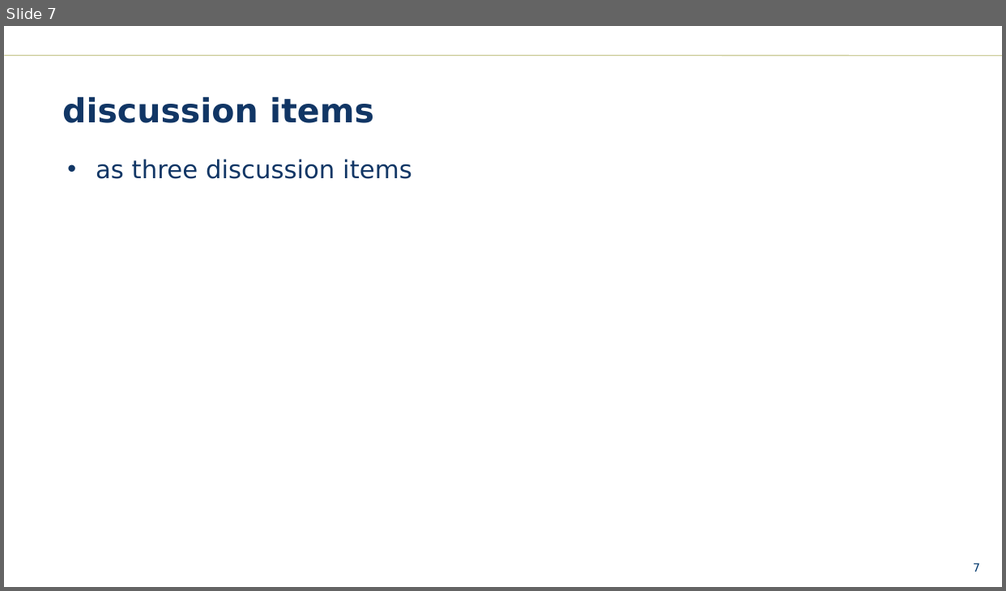
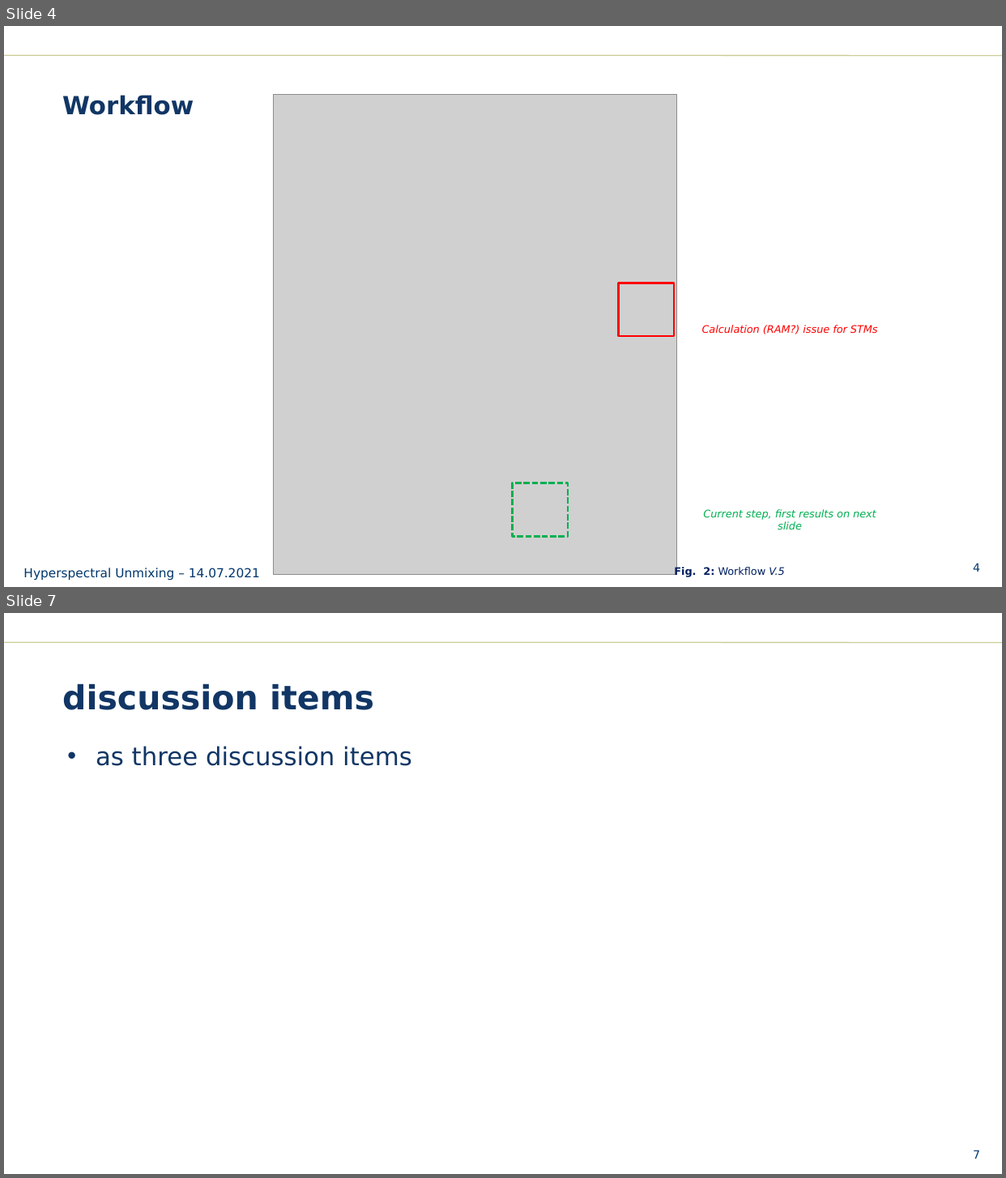
Before and after one commit to schneidereits/EO_hyperspec_hub, a slide deck: presentation/EO2020_hyperspec_presentation.pptx. Shown one above the other, each under a label of ours: slide 7 before the commit, slides 4 and 7 after it; the slides between them are not shown. The pictures are 1006x591 and 1006x1178 pixels, drawn with LibreOffice and Linux fonts; fonts in the diff are those of the drawing; grey boxes stand for pictures; background and template pictures are left out. Boxes give left, top, right and bottom in pixels: in the first picture for what was removed or moved away, otherwise in the second. Text is boxed around its words. In the diff, an @@ line names an element or a change of style, - is before the commit and + after.

```diff
--- a/presentation/EO2020_hyperspec_presentation.pptx
+++ b/presentation/EO2020_hyperspec_presentation.pptx
@@ slide 4 added at bbox=[4, 26, 1002, 587], background #FFFFFF; not listed: 2 template elements that a slide beside it also shows @@
@@ title added at bbox=[55, 86, 916, 136], outline #FFFFFF 0.75 pt, 24 pt, text #113665, bold @@
+Workflow
@@ picture added at bbox=[274, 95, 677, 575] @@
@@ rectangle added at bbox=[619, 284, 674, 337], outline #FF0000 2 pt @@
@@ text added at bbox=[702, 325, 878, 335], 10 pt, text #FF0000, italic @@
+Calculation (RAM?) issue for STMs
@@ rectangle added at bbox=[513, 484, 568, 536], outline #00B050 2 pt dashed @@
@@ text added at bbox=[703, 510, 876, 531], 10 pt, text #00B050, italic @@
+Current step, first results on next slide
@@ text added at bbox=[23, 568, 260, 581], 12 pt, text #00376C @@
+Hyperspectral Unmixing – 14.07.2021
@@ text added at bbox=[674, 566, 784, 578], 10 pt, text #002060 @@
+Fig. 2: Workflow V.5
```
Also in this commit, not shown: 4 slides changed, 1 other slide added, 2 slides removed.
